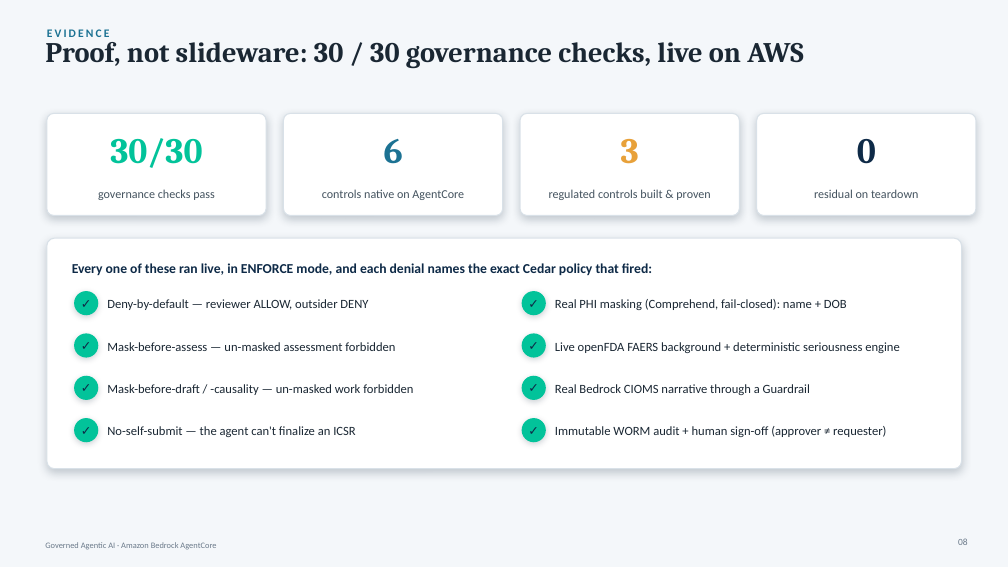
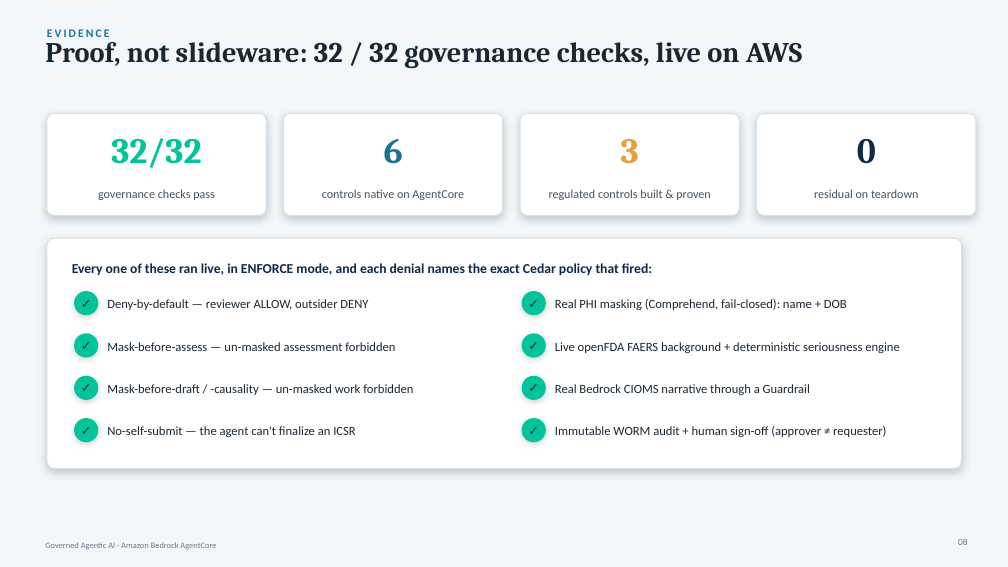
Before and after one commit to virtualryder/pharmacovigilance_agent, a slide deck: slide 8 of docs/PV-AgentCore-Leadership.pptx. Drawn at 1008x567 pixels with LibreOffice and Linux fonts; fonts in the diff are those of the drawing. Boxes give left, top, right and bottom in pixels: in the first picture for what was removed or moved away, otherwise in the second. Text is boxed around its words. In the diff, an @@ line names an element or a change of style, - is before the commit and + after.

Commit message:
docs: correct live governance-check count to 32/32 (verified live in ENFORCE) + regenerate decks/guides

```diff
--- a/docs/PV-AgentCore-Leadership.pptx
+++ b/docs/PV-AgentCore-Leadership.pptx
@@ text at (45, 36, 802, 69): text changed @@
-Proof, not slideware: 30 / 30 governance checks, live on AWS
+Proof, not slideware: 32 / 32 governance checks, live on AWS
@@ text at (111, 138, 201, 168): text changed @@
-30/30
+32/32
```
Also in this commit, not shown: 2 other slides changed, 10 other files.
